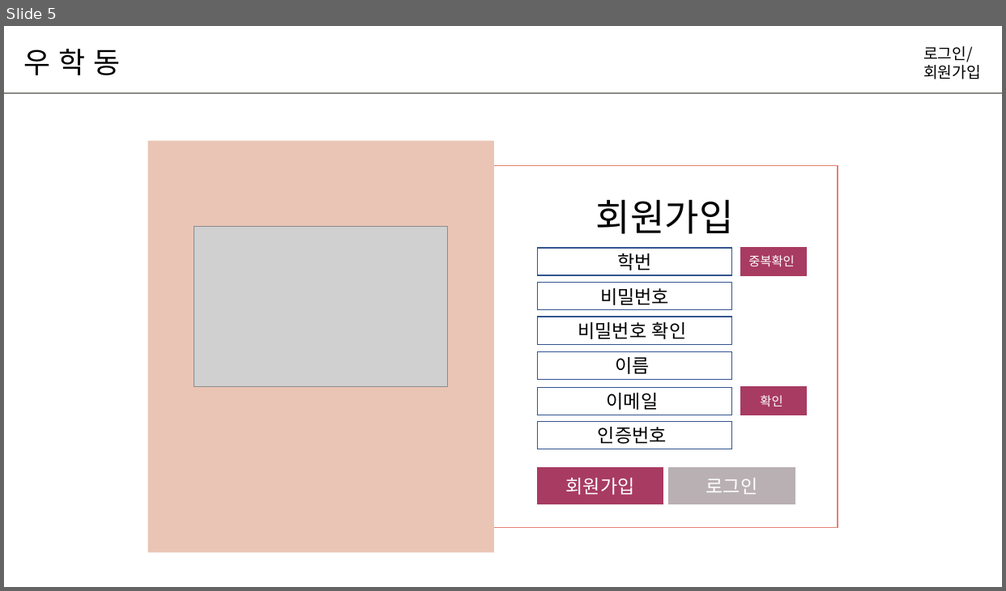
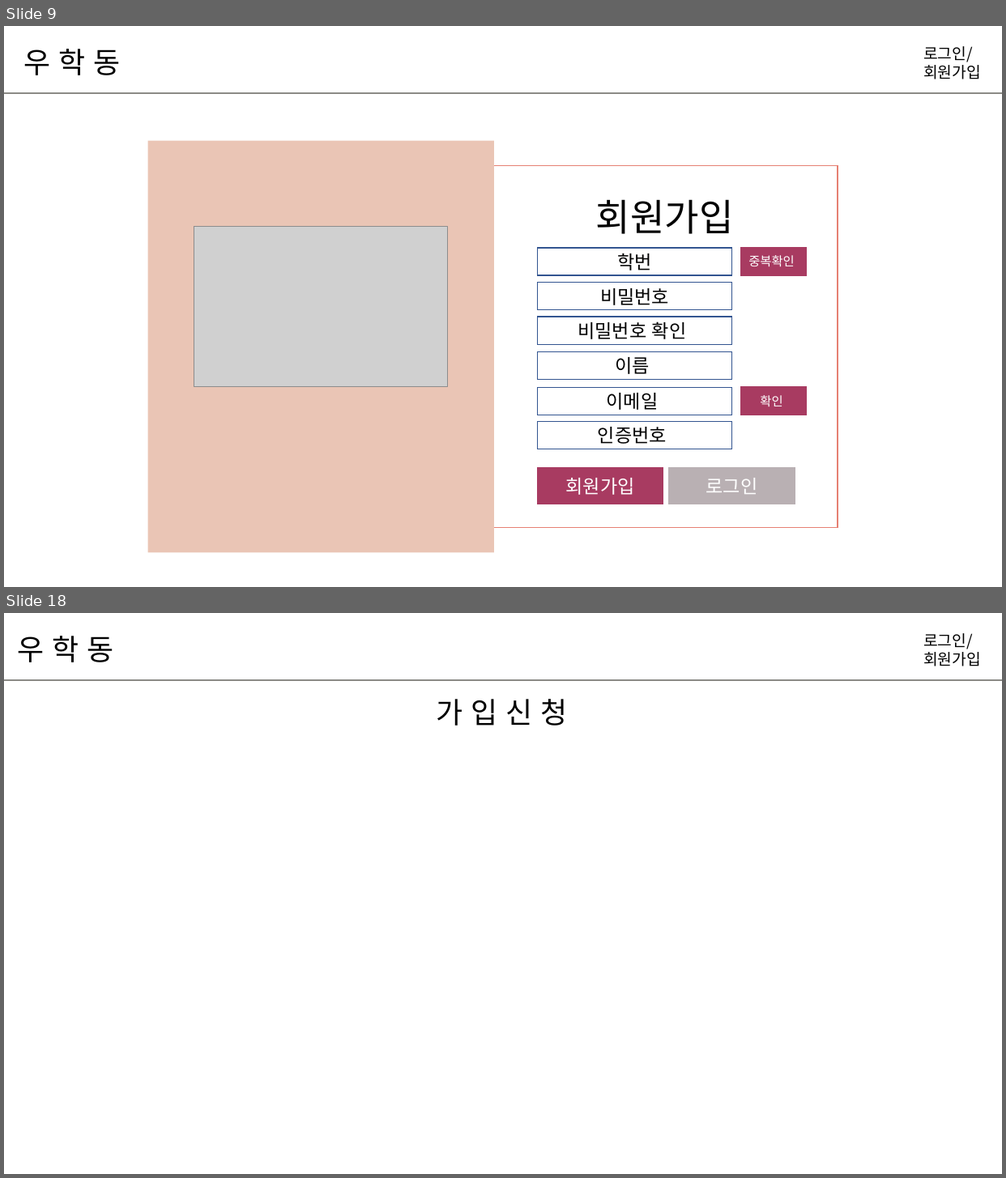
Before and after one commit to hyunniesss/ToyProject, a slide deck: document/와이어프레임/우학동_와이어프레임.pptx. Shown one above the other, each under a label of ours: slide 5 before the commit, slides 9 and 18 after it; the slides between them are not shown. The pictures are 1006x591 and 1006x1178 pixels, drawn with LibreOffice and Linux fonts; fonts in the diff are those of the drawing; grey boxes stand for pictures. Boxes give left, top, right and bottom in pixels: in the first picture for what was removed or moved away, otherwise in the second. Text is boxed around its words. In the diff, an @@ line names an element or a change of style, - is before the commit and + after.

```diff
--- a/document/와이어프레임/우학동_와이어프레임.pptx
+++ b/document/와이어프레임/우학동_와이어프레임.pptx
@@ slide 18 added at (4,613,1002,1174), background #FFFFFF @@
@@ text added at (17,636,113,662), 28 pt, text #000000 @@
+우 학 동
@@ text added at (923,633,981,666), 15 pt, text #000000 @@
+로그인/
+회원가입
@@ line added from (4, 680) to (1002, 680), #8B8A86 1.5 pt @@
@@ text added at (436,699,567,726), 28 pt, text #000000 @@
+가 입 신 청
@@ what was slide 5 is now slide 9 @@
```
Also in this commit, not shown: 5 slides changed, 9 other slides added, 1 other file.
